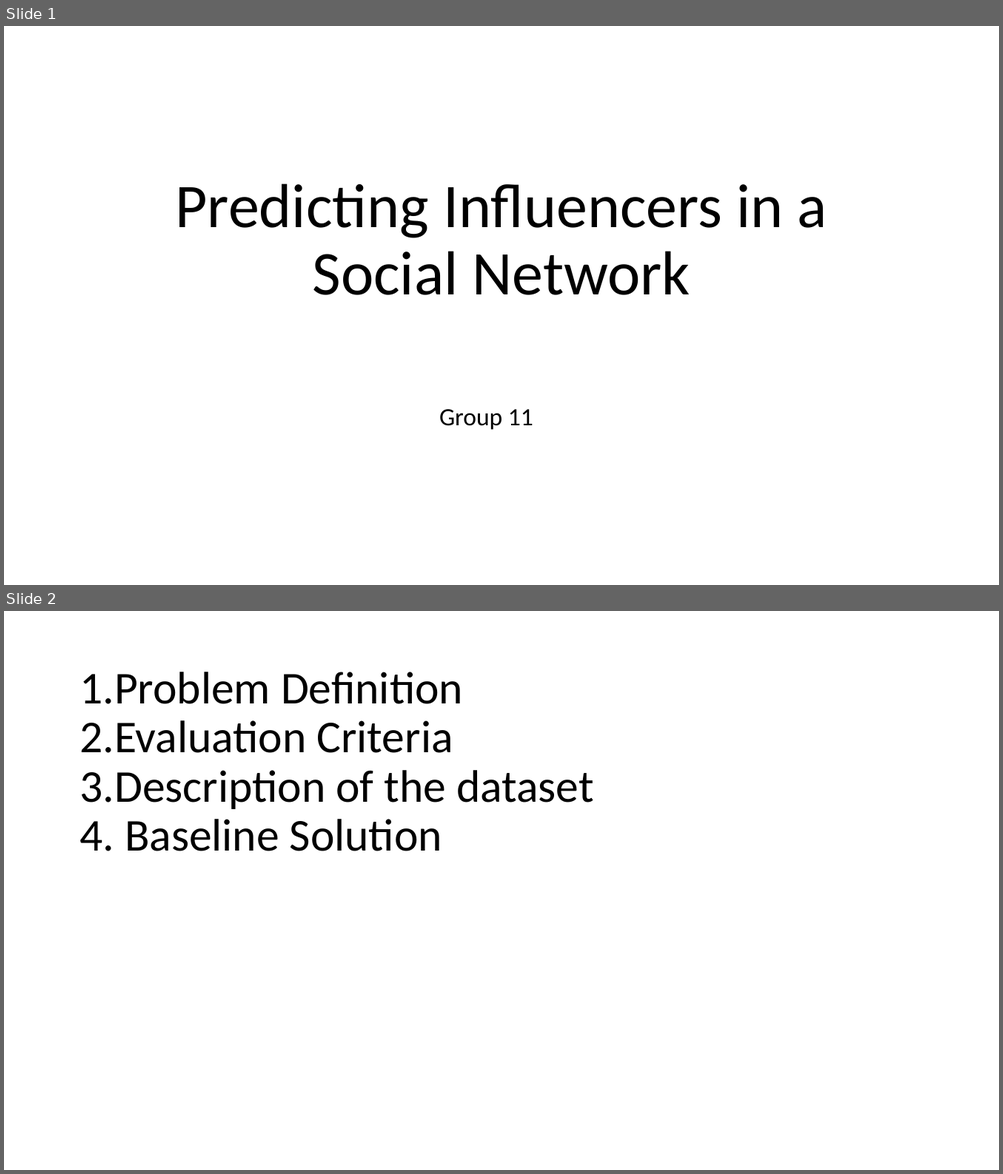
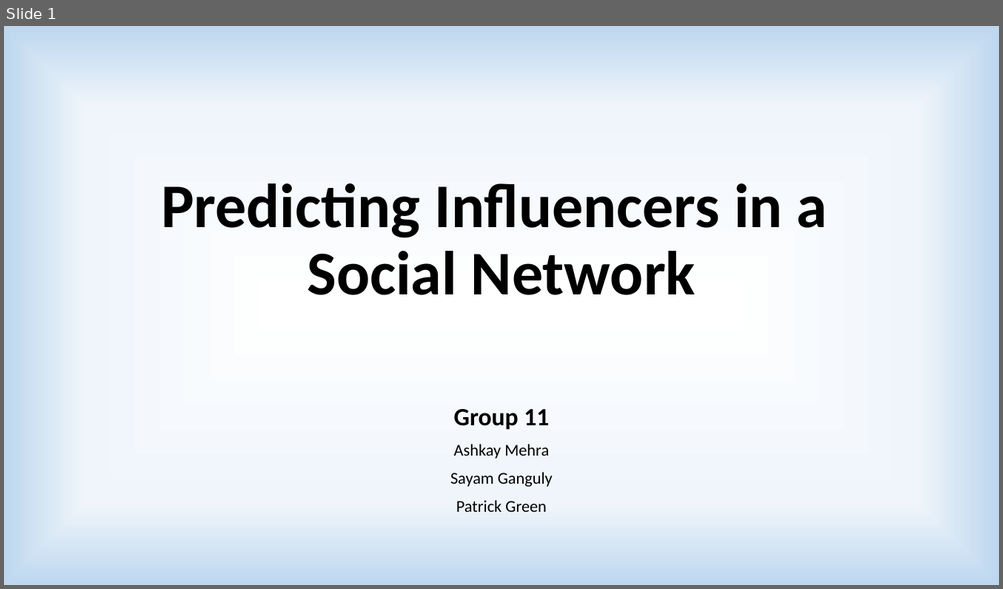
Before and after one commit to akshaymehra24/who-is-more-influential, a slide deck: Predicting Influencers in a Social Network.pptx. Shown one above the other, each under a label of ours: slides 1 and 2 before the commit, slide 1 after it. The pictures are 1003x1174 and 1003x589 pixels, drawn with LibreOffice and Linux fonts; fonts in the diff are those of the drawing. Boxes give left, top, right and bottom in pixels: in the first picture for what was removed or moved away, otherwise in the second. Text is boxed around its words. In the diff, an @@ line names an element or a change of style, - is before the commit and + after.

```diff
--- a/Predicting Influencers in a Social Network.pptx
+++ b/Predicting Influencers in a Social Network.pptx
@@ slide 2 removed at box(4, 611, 999, 1170), background #FFFFFF @@
@@ title removed at box(79, 672, 594, 851) @@
-1.Problem Definition
-2.Evaluation Criteria
-3.Description of the dataset
-4. Baseline Solution
@@ slide 1 changed as well @@
@@ background #FFFFFF to gradient #FFFFFF to #EFF5FB to #BDD7EE @@
@@ title "Predicting Influencers in a Social ...": place and size @@
-title "Predicting Influencers in a Social ..." at box(176, 184, 826, 295)
+title "Predicting Influencers in a Social ..." at box(161, 184, 827, 295)
@@ title "Predicting Influencers in a Social ..." at box(161, 184, 827, 295): bold on @@
@@ subtitle "Group 11": place and size @@
-subtitle "Group 11" at box(439, 409, 533, 430)
+subtitle "Group 11" at box(450, 409, 552, 512)
@@ subtitle at box(454, 409, 549, 430): bold on in "Group 11" @@
@@ subtitle at box(450, 444, 552, 512): paragraphs added @@
+Ashkay Mehra
+Sayam Ganguly
+Patrick Green
```
Also in this commit, not shown: 11 other slides changed, 1 slide added.
